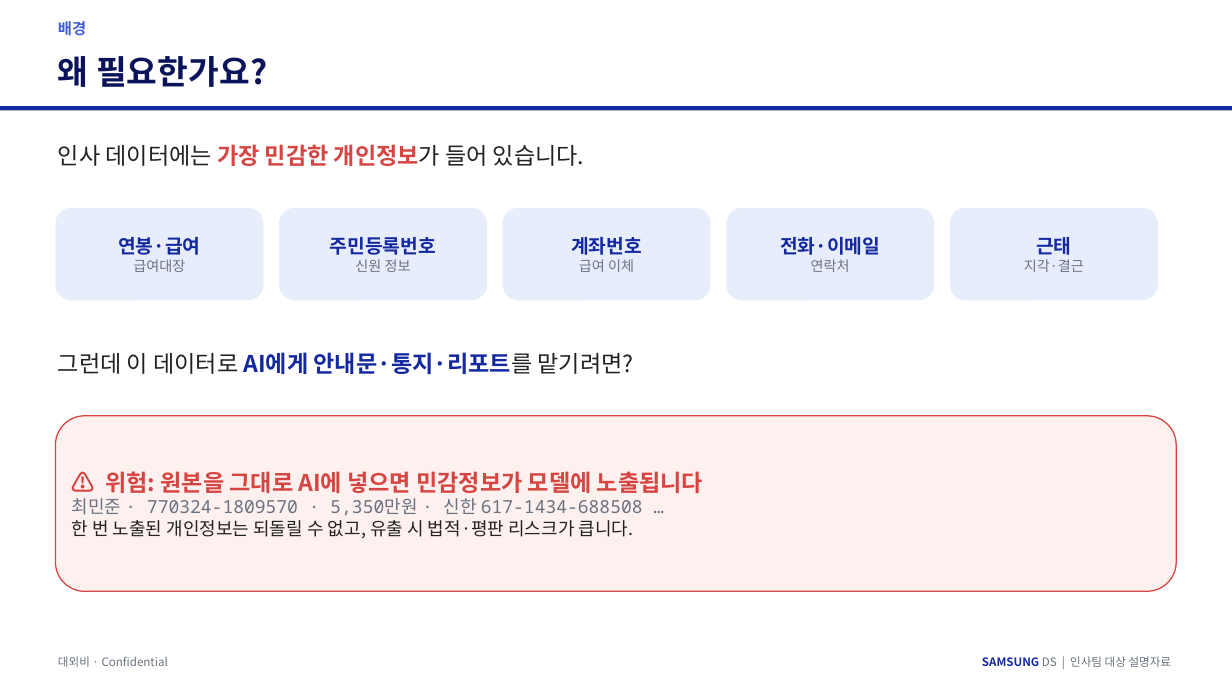
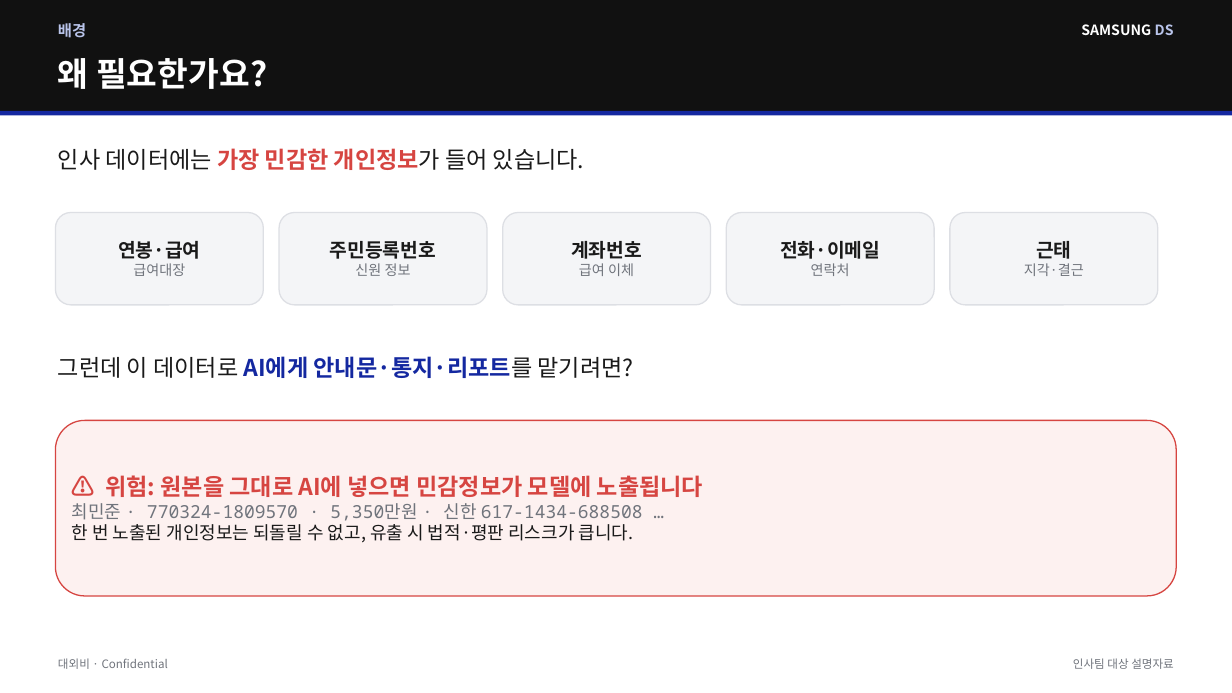
Before and after one commit to kos2001/pii-encryption-gateway, a slide deck: slide 2 of claudedocs/PII_게이트웨이_인사팀_설명.pptx. Drawn at 1232x693 pixels with LibreOffice and Linux fonts; fonts in the diff are those of the drawing. Boxes give left, top, right and bottom in pixels: in the first picture for what was removed or moved away, otherwise in the second. Text is boxed around its words. In the diff, an @@ line names an element or a change of style, - is before the commit and + after.

```diff
--- a/claudedocs/PII_게이트웨이_인사팀_설명.pptx
+++ b/claudedocs/PII_게이트웨이_인사팀_설명.pptx
@@ rectangle: place and size @@
-rectangle at (0,106,1232,110)
+rectangle at (0,0,1232,111)
@@ rectangle at (0,0,1232,111): fill #1428A0 to #111111 @@
@@ text "배경" at (58,23,86,38): text colour #3E5CD0 to #B9C4EA @@
@@ text added at (1081,24,1174,35), 11 pt, text #FFFFFF, bold @@
+SAMSUNG DS
@@ text "왜 필요한가요?" at (58,58,267,89): text colour #0B145A to #FFFFFF @@
@@ rectangle added at (0,111,1232,116), fill #1428A0 @@
@@ text "인사 데이터에는 가장 민감한 개인정보가 ..." at (58,148,584,170): text colour #222222 to #1A1A1A in "인사 데이터에는 개인정보가 들어 있습니다." @@
@@ rounded rectangle "연봉·급여" at (55,213,263,305): text colour #1428A0 to #1A1A1A in "연봉·급여"; text colour #6B7280 to #70747C in "급여대장"; fill #E8EDFB to #F4F5F7; outline none to #DDDFE4 1 pt @@
@@ rounded rectangle "주민등록번호" at (279,213,487,305): text colour #1428A0 to #1A1A1A in "주민등록번호"; text colour #6B7280 to #70747C in "신원 정보"; fill #E8EDFB to #F4F5F7; outline none to #DDDFE4 1 pt @@
@@ rounded rectangle "계좌번호" at (503,213,711,305): text colour #1428A0 to #1A1A1A in "계좌번호"; text colour #6B7280 to #70747C in "급여 이체"; fill #E8EDFB to #F4F5F7; outline none to #DDDFE4 1 pt @@
@@ rounded rectangle "전화·이메일" at (726,213,934,305): text colour #1428A0 to #1A1A1A in "전화·이메일"; text colour #6B7280 to #70747C in "연락처"; fill #E8EDFB to #F4F5F7; outline none to #DDDFE4 1 pt @@
@@ 6 rounded rectangles: place and size @@
-6 rounded rectangles at (55,208,1177,592)
+6 rounded rectangles at (55,213,1177,596)
@@ rounded rectangle "근태" at (950,213,1158,305): text colour #1428A0 to #1A1A1A in "근태"; text colour #6B7280 to #70747C in "지각·결근"; fill #E8EDFB to #F4F5F7; outline none to #DDDFE4 1 pt @@
@@ text "그런데 이 데이터로 AI에게 안내문·통지·리포트를 ..." at (58,356,634,378): text colour #222222 to #1A1A1A in "그런데 이 데이터로 안내문·통지·리포트를 맡기려면?" @@
@@ text in rounded rectangle at (72,503,643,543): text colour #6B7280 to #70747C in "최민준 · 770324-1809570 · 5,350만원 · 신한 ..."; text colour #222222 to #1A1A1A in "한 번 노출된 개인정보는 되돌릴 수 없고, ..." @@
@@ text "대외비 · Confidential" at (58,658,168,669): text colour #6B7280 to #70747C @@
@@ text at (1073,658,1174,669): text changed; text colour #6B7280 to #70747C @@
-SAMSUNG DS | 인사팀 대상 설명자료
+인사팀 대상 설명자료
```
Also in this commit, not shown: 8 other slides changed, 1 other file.
